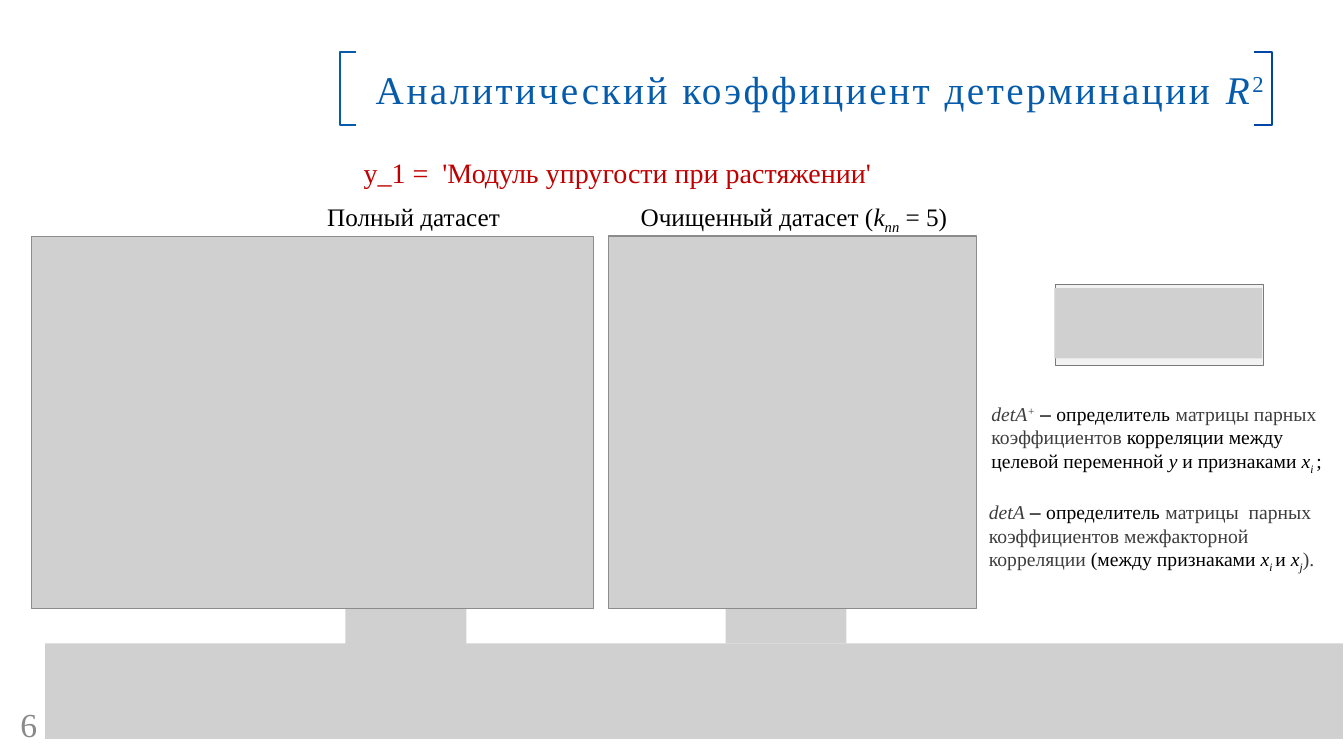
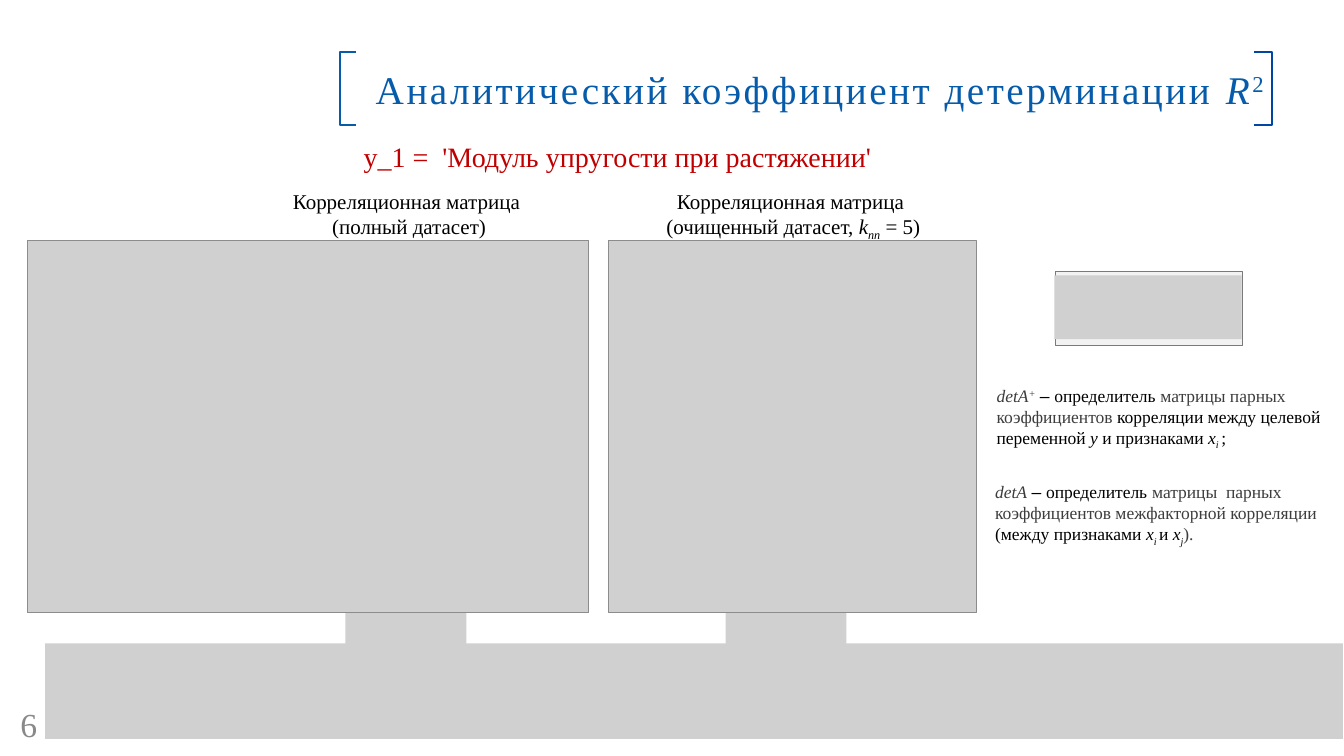
Before and after one commit to GorshkovAndrey/BMSTU, a slide deck: slide 6 of Для защиты ВКР/Презентация ВКР. Горшков А. В..pptx. Drawn at 1344x756 pixels with LibreOffice and Linux fonts; fonts in the diff are those of the drawing; grey boxes stand for pictures; background and template pictures are left out. Boxes give left, top, right and bottom in pixels: in the first picture for what was removed or moved away, otherwise in the second. Text is boxed around its words. In the diff, an @@ line names an element or a change of style, - is before the commit and + after.

```diff
--- a/Для защиты ВКР/Презентация ВКР. Горшков А. В..pptx
+++ b/Для защиты ВКР/Презентация ВКР. Горшков А. В..pptx
@@ text "y_1 = 'Модуль упругости при ...": place and size @@
-text "y_1 = 'Модуль упругости при ..." at [364, 164, 871, 188]
+text "y_1 = 'Модуль упругости при ..." at [364, 148, 871, 172]
@@ text at [293, 195, 520, 239]: text changed; size 18 to 15 pt @@
-Полный датасет
+Корреляционная матрица
+(полный датасет)
@@ text at [666, 195, 920, 239]: text changed; size 18 to 15 pt @@
-Очищенный датасет (knn = 5)
+Корреляционная матрица
+(очищенный датасет, knn = 5)
@@ picture: place and size @@
-picture at [31, 236, 593, 608]
+picture at [27, 241, 589, 613]
@@ picture: place and size @@
-picture at [1055, 288, 1262, 359]
+picture at [1055, 275, 1242, 339]
@@ rectangle: place and size @@
-rectangle at [1056, 284, 1263, 366]
+rectangle at [1056, 271, 1243, 345]
@@ text "detА+ – определитель матрицы парных ...": place and size @@
-text "detА+ – определитель матрицы парных ..." at [991, 407, 1317, 473]
+text "detА+ – определитель матрицы парных ..." at [997, 390, 1321, 448]
@@ text "detА+ – определитель матрицы парных ..." at [997, 390, 1321, 448]: size 14 to 12.5 pt @@
@@ text "detА – определитель матрицы парных ..." at [995, 486, 1316, 544]: size 14 to 12.5 pt @@
@@ text "detА – определитель матрицы парных ...": place and size @@
-text "detА – определитель матрицы парных ..." at [989, 505, 1312, 571]
+text "detА – определитель матрицы парных ..." at [995, 486, 1316, 544]
@@ 3 pictures: place and size @@
-3 pictures at [346, 236, 976, 644]
+3 pictures at [346, 240, 976, 649]
```
Also in this commit, not shown: 6 other slides changed.
